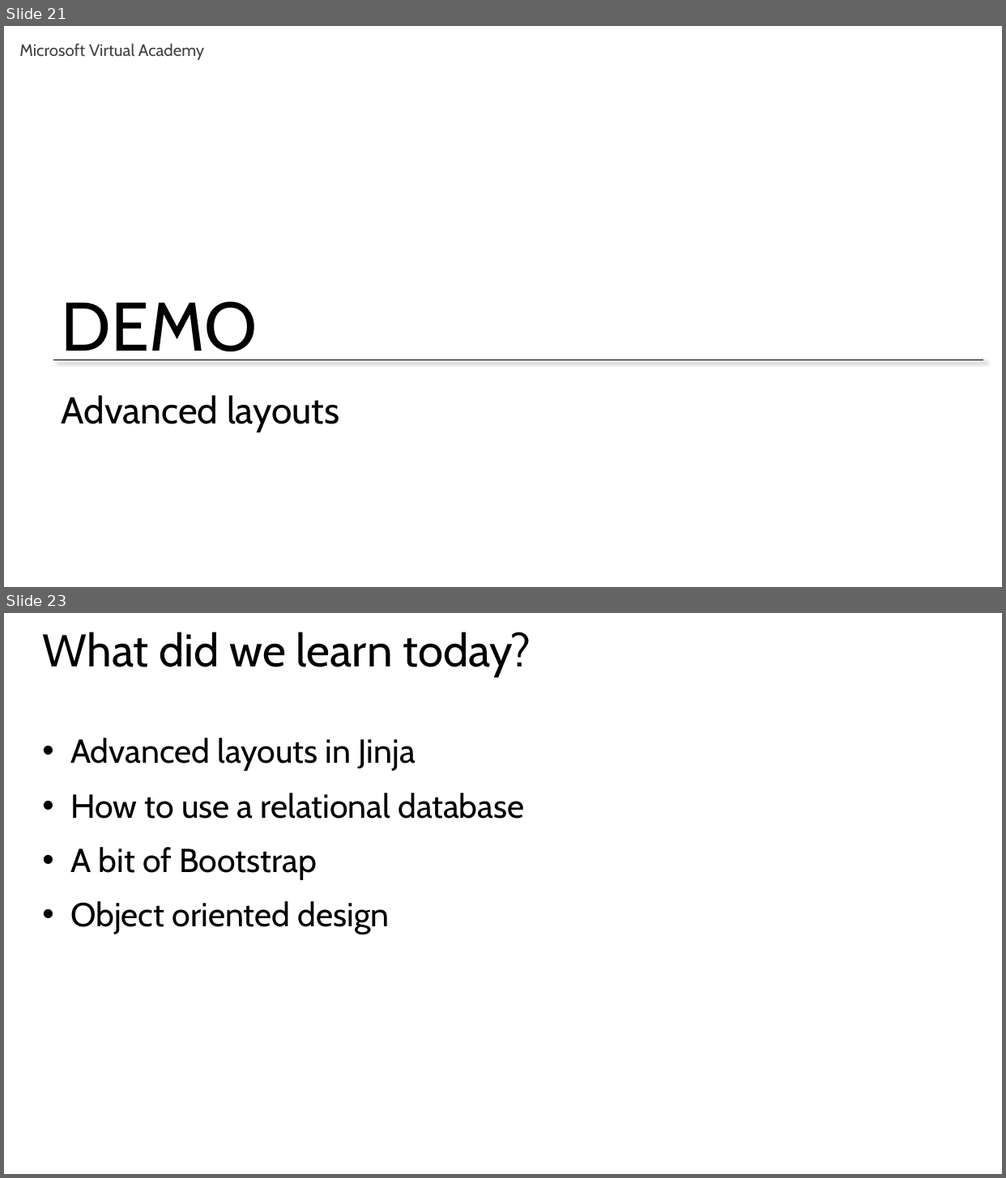
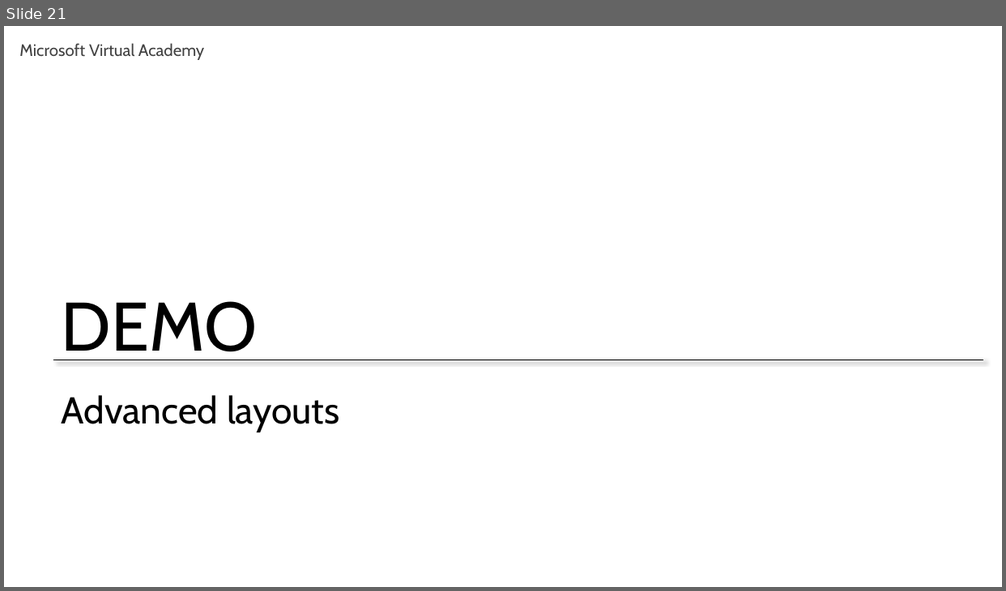
Before and after one commit to mkscala/AdvancedFlask, a slide deck: Slides/Module 5 - Jinja Layouts.pptx. Shown one above the other, each under a label of ours: slides 21 and 23 before the commit, slide 21 after it; the slides between them are not shown. The pictures are 1006x1178 and 1006x591 pixels, drawn with LibreOffice and Linux fonts; fonts in the diff are those of the drawing. Boxes give left, top, right and bottom in pixels: in the first picture for what was removed or moved away, otherwise in the second. Text is boxed around its words. In the diff, an @@ line names an element or a change of style, - is before the commit and + after.

```diff
--- a/Slides/Module 5 - Jinja Layouts.pptx
+++ b/Slides/Module 5 - Jinja Layouts.pptx
@@ slide 23 removed at (x1=4, y1=613, x2=1002, y2=1174), background #FFFFFF @@
@@ title removed at (x1=43, y1=632, x2=530, y2=677) @@
-What did we learn today?
@@ text removed at (x1=70, y1=738, x2=524, y2=935) @@
-• Advanced layouts in Jinja
-• How to use a relational database
-• A bit of Bootstrap
-• Object oriented design
```
Also in this commit, not shown: 4 other slides removed, 1 other file.
